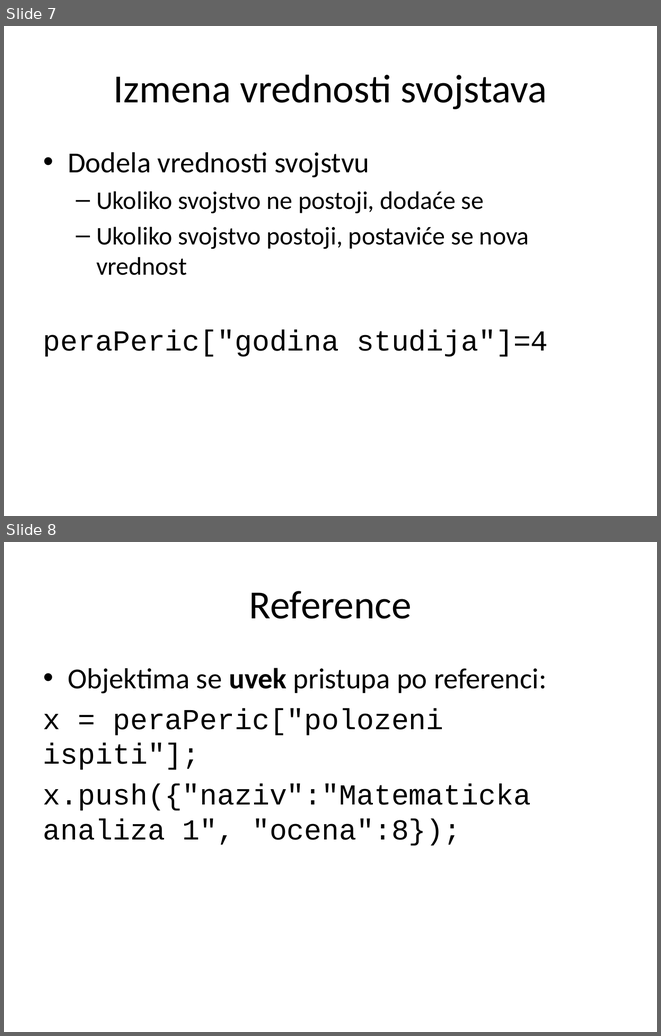
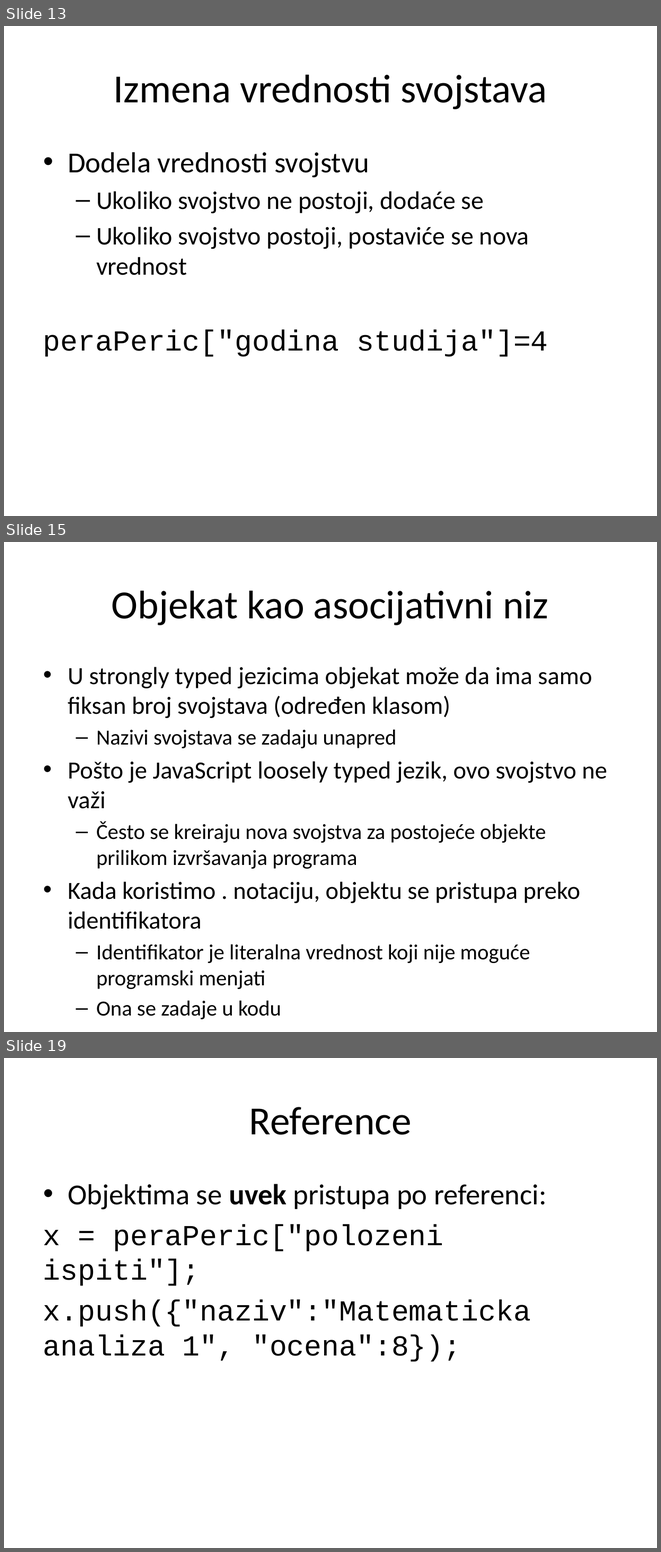
Before and after one commit to StefanAndjelic/2016, a slide deck: JavaScript/01_Objekti/JavaScript_01_Objekti.pptx. Shown one above the other, each under a label of ours: slides 7 and 8 before the commit, slides 13, 15 and 19 after it; the slides between them are not shown. The pictures are 661x1036 and 661x1552 pixels, drawn with LibreOffice and Linux fonts; fonts in the diff are those of the drawing. Boxes give left, top, right and bottom in pixels: in the first picture for what was removed or moved away, otherwise in the second. Text is boxed around its words. In the diff, an @@ line names an element or a change of style, - is before the commit and + after.

Commit message:
JavaScript Objekti

```diff
--- a/JavaScript/01_Objekti/JavaScript_01_Objekti.pptx
+++ b/JavaScript/01_Objekti/JavaScript_01_Objekti.pptx
@@ slide 15 added at (4, 542, 657, 1032), background #FFFFFF @@
@@ title added at (112, 590, 548, 625), 44 pt, text #000000 @@
+Objekat kao asocijativni niz
@@ text added at (68, 667, 607, 989), 27.2 pt, text #000000 @@
+• U strongly typed jezicima objekat može da ima samo fiksan broj svojstava (određen klasom)
+  – Nazivi svojstava se zadaju unapred
+• Pošto je JavaScript loosely typed jezik, ovo svojstvo ne važi
+  – Često se kreiraju nova svojstva za postojeće objekte prilikom izvršavanja programa
+• Kada koristimo . notaciju, objektu se pristupa preko identifikatora
+  – Identifikator je literalna vrednost koji nije moguće programski menjati
+  – Ona se zadaje u kodu
@@ what was slide 7 is now slide 13 @@
@@ what was slide 8 is now slide 19 @@
```
Also in this commit, not shown: 5 slides changed, 24 other slides added, 1 slide removed, 2 other files.
